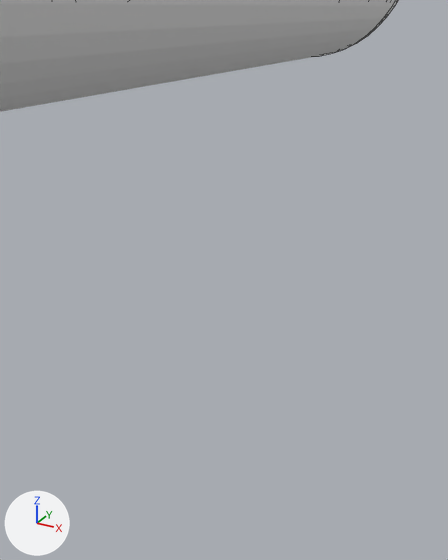
What one commit did to the Blender file render-10x10.blend.
Camera for both pictures: a 50 mm camera at (437.2, 54.1, -36.2) aimed at (314.9, 276.4, -147.4). Lighting does not change. The marker at lower left points along +X, +Y and +Z. Mesh edges are drawn as thin lines.

The first picture shows 'backplane'.
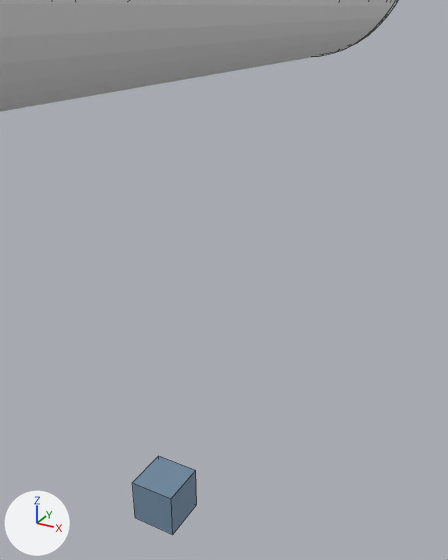
Where the change shows, as pixel boxes (x1, y1, x2, y2) in the pictures (448 x 560 px):
'thing-material-cube', added (blue): after (132, 456, 197, 534)

The change, as a diff of the scene's bpy script:
```diff
--- a/render-10x10.blend.py
+++ b/render-10x10.blend.py
@@ mat_thing_material @@
+mat_thing_material = principled_material('thing-material')
+mat_thing_material.base_color = (0.186, 0.29, 0.411)  # blue #7793ac
@@ me_cube @@
+me_cube.from_pydata(...)  # a box spanning x -10.0..10.0, y -10.0..10.0, z -10.0..10.0
+me_cube.materials.append(mat_thing_material)  # blue #7793ac
@@ ob_thing_material_cube @@
+ob_thing_material_cube = bpy.data.objects.new('thing-material-cube', me_cube)
+ob_thing_material_cube.location = (310.5, 230.4, -234.7)
```
